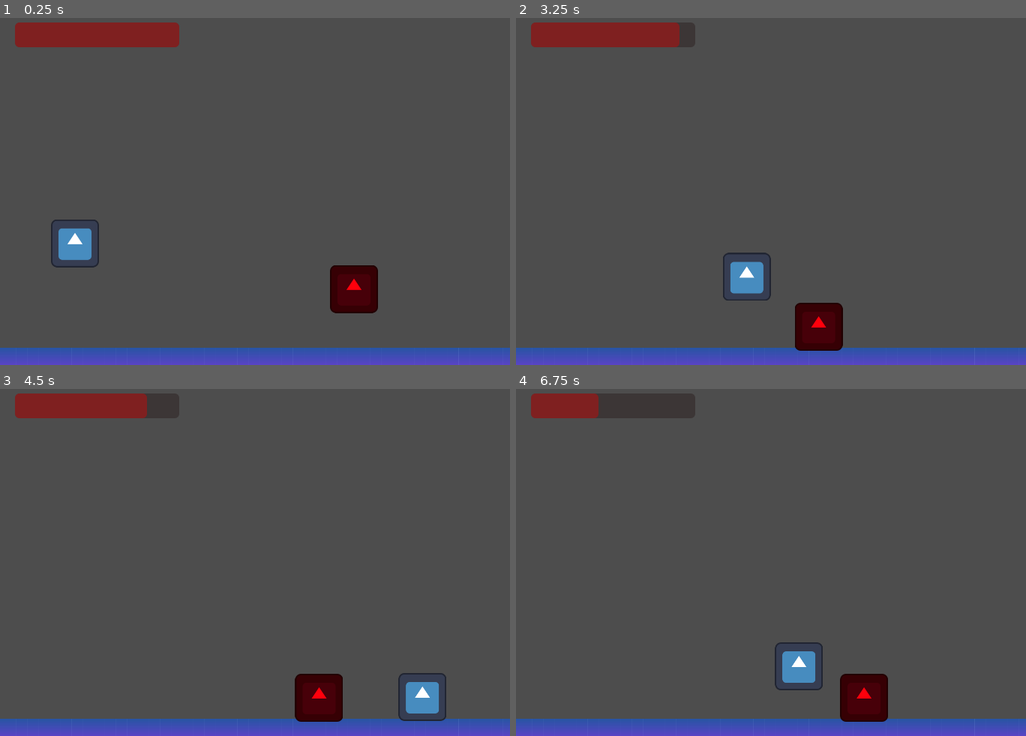
Above: before the commit, frames 1-4 (two rows, left to right).
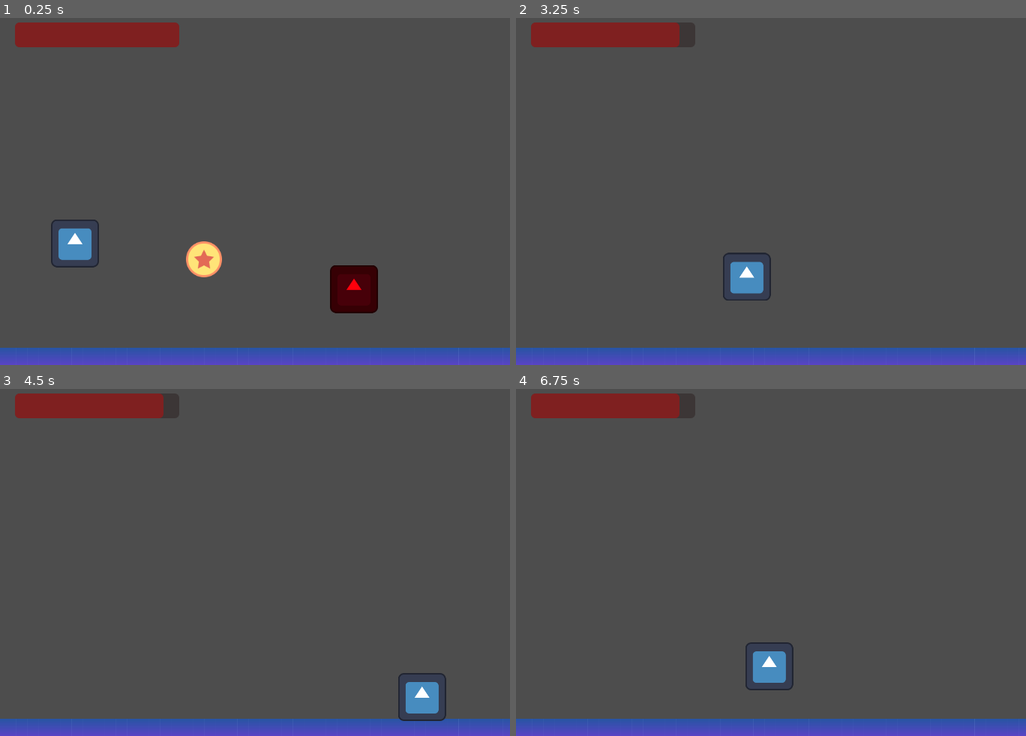
Above: after the commit, the same moments.

Repository: edurs2602/epogames2023
Game: Godot game, scene res://scenes/main.tscn
Same seed, same stepped clock (60 frames per second), same inputs: the game is played once before the commit and once after it. The engine's default icon, where the game draws it, is replaced by a stand-in: a white triangle on a blue panel in a dark square.
Inputs:
- Up to frame 1 (0.25 s): no input
- Up to frame 2 (3.25 s): tap Enter (ui_accept) at 0.5, 0.77, 1.52, 3.02 s; hold Right (ui_right) 0.53-2.03 s; tap Shift (shift) every 0.75 s from 0.6 to 2.85 s; hold Left (ui_left) 2.03-2.78 s; hold Right (ui_right) from 2.78 s (still down)
- Up to frame 3 (4.5 s): tap Shift (shift) at 3.6, 4.35 s; tap Enter (ui_accept) at 3.77 s; release Right (ui_right) at 4.28 s; hold Left (ui_left) from 4.28 s (still down)
- Up to frame 4 (6.75 s): tap Enter (ui_accept) at 4.52, 6.02 s; release Left (ui_left) at 5.03 s; hold Right (ui_right) 5.03-5.78 s; tap Shift (shift) at 5.1, 5.85, 6.6 s; hold Left (ui_left) from 5.78 s (still down)

The runs differ from the first frame. In frame 1, 0.6% of the frame differs, in the area x 36-44%, y 64-75%; in frame 2, 1.3%; in frame 3, 1.5%; in frame 4, 3.7%, in the area x 15-73%, y 1-96%.

Commit message:
Ian_commit

Diff:
--- a/project.godot
+++ b/project.godot
@@ -67,9 +67,13 @@
 2d_render/layer_1="Player"
 2d_render/layer_2="Enemy"
 2d_render/layer_3="Floor"
+2d_render/layer_4="Attack"
+2d_render/layer_5="Object"
 2d_physics/layer_1="Player"
 2d_physics/layer_2="Enemy"
 2d_physics/layer_3="Floor"
+2d_physics/layer_4="Attack"
+2d_physics/layer_5="Object"
 
 [rendering]
 
--- /dev/null
+++ b/scenes/coin.tscn
@@ -0,0 +1,20 @@
+[gd_scene load_steps=4 format=3 uid="uid://dc2t151idndmg"]
+
+[ext_resource type="Script" path="res://src/Actors/Coin.gd" id="1_gdc0l"]
+[ext_resource type="Texture2D" uid="uid://dhs4it1bqj3cf" path="res://assets/start-assets/coin.png" id="2_8ijbt"]
+
+[sub_resource type="CircleShape2D" id="CircleShape2D_flpjq"]
+radius = 24.0
+
+[node name="Coin" type="Area2D"]
+collision_layer = 0
+script = ExtResource("1_gdc0l")
+
+[node name="Sprite2D" type="Sprite2D" parent="."]
+scale = Vector2(0.716418, 0.716418)
+texture = ExtResource("2_8ijbt")
+
+[node name="CollisionShape2D" type="CollisionShape2D" parent="."]
+shape = SubResource("CircleShape2D_flpjq")
+
+[connection signal="area_entered" from="." to="." method="_on_area_entered"]
--- a/scenes/enemy.tscn
+++ b/scenes/enemy.tscn
@@ -12,17 +12,21 @@
 [sub_resource type="RectangleShape2D" id="RectangleShape2D_6j1fu"]
 size = Vector2(71, 67)
 
+[sub_resource type="RectangleShape2D" id="RectangleShape2D_ug4nr"]
+size = Vector2(64, 64)
+
 [node name="enemy" type="CharacterBody2D"]
 collision_layer = 2
-collision_mask = 7
+collision_mask = 13
 script = ExtResource("1_jx2bh")
 
 [node name="detection_area" type="Area2D" parent="."]
-collision_layer = 3
+collision_layer = 2
 
 [node name="detection_colision" type="CollisionShape2D" parent="detection_area"]
 position = Vector2(0, -4.5)
 shape = SubResource("RectangleShape2D_k372h")
+debug_color = Color(0, 0.647059, 0.262745, 0.419608)
 
 [node name="enemy_colision" type="CollisionShape2D" parent="."]
 position = Vector2(-1, 0)
@@ -34,16 +38,27 @@
 texture = ExtResource("2_3jauf")
 
 [node name="hitbox" type="Area2D" parent="."]
-collision_layer = 3
+collision_layer = 2
+collision_mask = 13
 
 [node name="CollisionShape2D" type="CollisionShape2D" parent="hitbox"]
 position = Vector2(-0.5, -1.5)
 shape = SubResource("RectangleShape2D_6j1fu")
+debug_color = Color(0.996078, 0, 0.180392, 0.419608)
 
 [node name="attack_cooldown" type="Timer" parent="."]
 autostart = true
+
+[node name="Hurtbox" type="Area2D" parent="."]
+collision_layer = 2
+collision_mask = 8
+
+[node name="CollisionShape2D" type="CollisionShape2D" parent="Hurtbox"]
+shape = SubResource("RectangleShape2D_ug4nr")
+debug_color = Color(0.219608, 0.509804, 1, 0.419608)
 
 [connection signal="body_entered" from="detection_area" to="." method="_on_detection_area_body_entered"]
 [connection signal="body_exited" from="detection_area" to="." method="_on_detection_area_body_exited"]
 [connection signal="body_entered" from="hitbox" to="." method="_on_hitbox_body_entered"]
 [connection signal="timeout" from="attack_cooldown" to="." method="_on_attack_cooldown_timeout"]
+[connection signal="area_entered" from="Hurtbox" to="." method="_on_hurtbox_area_entered"]
--- a/scenes/main.tscn
+++ b/scenes/main.tscn
@@ -1,9 +1,10 @@
-[gd_scene load_steps=7 format=3 uid="uid://0l27wq2r12gw"]
+[gd_scene load_steps=8 format=3 uid="uid://0l27wq2r12gw"]
 
 [ext_resource type="PackedScene" uid="uid://eyoe1g8a7aj8" path="res://scenes/player.tscn" id="3_6gpr6"]
 [ext_resource type="Texture2D" uid="uid://dewkiqhotnuch" path="res://assets/start-assets/background.png" id="3_7d3tq"]
 [ext_resource type="Script" path="res://scenes/ProgressBar.gd" id="4_bhfvm"]
 [ext_resource type="PackedScene" uid="uid://drgy2acdocr8o" path="res://scenes/enemy.tscn" id="4_kmoea"]
+[ext_resource type="PackedScene" uid="uid://dc2t151idndmg" path="res://scenes/coin.tscn" id="5_8vmbr"]
 
 [sub_resource type="TileSet" id="TileSet_5kb6j"]
 
@@ -45,3 +46,6 @@
 value = 100.0
 show_percentage = false
 script = ExtResource("4_bhfvm")
+
+[node name="Coin" parent="." instance=ExtResource("5_8vmbr")]
+position = Vector2(272, 339)
--- /dev/null
+++ b/scenes/object_break.gd
@@ -0,0 +1,16 @@
+extends Area2D
+
+@export var LIFE = 20
+
+# Called when the node enters the scene tree for the first time.
+func _ready():
+	pass # Replace with function body.
+
+
+# Called every frame. 'delta' is the elapsed time since the previous frame.
+func _process(delta):
+	if (LIFE <= 0):
+		queue_free()
+
+func _on_area_entered(area):
+	LIFE -= 10
--- /dev/null
+++ b/scenes/object_break.tscn
@@ -0,0 +1,16 @@
+[gd_scene load_steps=3 format=3 uid="uid://dp85e7yhmed05"]
+
+[ext_resource type="Script" path="res://scenes/object_break.gd" id="1_ti8ul"]
+
+[sub_resource type="RectangleShape2D" id="RectangleShape2D_fqncw"]
+size = Vector2(32, 32)
+
+[node name="Object_Break" type="Area2D"]
+collision_layer = 16
+collision_mask = 8
+script = ExtResource("1_ti8ul")
+
+[node name="CollisionShape2D" type="CollisionShape2D" parent="."]
+shape = SubResource("RectangleShape2D_fqncw")
+
+[connection signal="area_entered" from="." to="." method="_on_area_entered"]
--- a/scenes/player.tscn
+++ b/scenes/player.tscn
@@ -20,15 +20,21 @@
 
 [node name="attack_hitbox" type="Area2D" parent="."]
 position = Vector2(64, 64)
+collision_layer = 8
 collision_mask = 2
 
-[node name="CollisionShape2D" type="CollisionShape2D" parent="attack_hitbox"]
+[node name="Timer" type="Timer" parent="attack_hitbox"]
+wait_time = 0.3
+one_shot = true
+
+[node name="attack_collision" type="CollisionShape2D" parent="attack_hitbox"]
 position = Vector2(51.625, -33)
 shape = SubResource("RectangleShape2D_p01ed")
+disabled = true
 debug_color = Color(1, 0, 0.129412, 0.419608)
 
 [node name="hitbox" type="Area2D" parent="."]
-collision_mask = 6
+collision_mask = 2
 
 [node name="CollisionShape2D2" type="CollisionShape2D" parent="hitbox"]
 position = Vector2(32, 31)
@@ -44,5 +50,6 @@
 
 [connection signal="body_entered" from="attack_hitbox" to="." method="_on_attack_hitbox_body_entered"]
 [connection signal="body_exited" from="attack_hitbox" to="." method="_on_attack_hitbox_body_exited"]
+[connection signal="timeout" from="attack_hitbox/Timer" to="." method="_on_timer_timeout"]
 [connection signal="body_entered" from="hitbox" to="." method="_on_hitbox_body_entered"]
 [connection signal="body_exited" from="hitbox" to="." method="_on_hitbox_body_exited"]
--- /dev/null
+++ b/src/Actors/Coin.gd
@@ -0,0 +1,5 @@
+extends Area2D
+
+
+func _on_area_entered(area):
+	queue_free()
--- a/src/Actors/Player.gd
+++ b/src/Actors/Player.gd
@@ -1,10 +1,13 @@
+
 extends CharacterBody2D
-
 
 @export var SPEED = 300.0
 @export var JUMP_VELOCITY = -400.0
-@export var LIFE = 10
+@export var LIFE = 100
 @export var DAMAGE = 10
+@onready var hitbox = $attack_hitbox/attack_collision
+@onready var timer = $attack_hitbox/Timer
+
 
 var enemy_on_hitbox = null
 var is_player_alive = true
@@ -24,8 +27,6 @@
 	if Input.is_action_just_pressed("ui_accept") and is_on_floor():
 		velocity.y = JUMP_VELOCITY
 
-	if Input.is_action_just_pressed("shift"):
-		attack()
 
 	# Get the input direction and handle the movement/deceleration.
 	# As good practice, you should replace UI actions with custom gameplay actions.
@@ -37,17 +38,28 @@
 
 	move_and_slide()
 
+func _process(delta):
+
+	if Input.is_action_just_pressed("shift"):
+		hitbox.disabled = false
+		timer.start()
+		attack()
+
 func take_damage(damage_count):
 	LIFE -= damage_count
 	print(LIFE)
 	var health_bar = get_node("/root/main_node/healthBar")
 	health_bar.value -= damage_count
+	if (LIFE <= 0):
+		queue_free()
 
 func attack():
 	print("attack")
 	if enemy_on_hitbox:
 		print(enemy_on_hitbox)
 		enemy_on_hitbox.take_damage(DAMAGE)
+
+
 
 func _on_attack_hitbox_body_entered(body):
 	print("entrou")
@@ -58,3 +70,7 @@
 func _on_attack_hitbox_body_exited(body):
 		if body.has_method("enemy"):
 			enemy_on_hitbox = null
+
+
+func _on_timer_timeout():
+	hitbox.disabled = true
--- a/src/Actors/enemy.gd
+++ b/src/Actors/enemy.gd
@@ -13,6 +13,7 @@
 
 
 
+
 func enemy():
 	pass
 
@@ -22,6 +23,7 @@
 
 	if(player_chase):
 		position += (player.position - position)/SPEED
+
 
 	move_and_slide()
 
@@ -47,3 +49,7 @@
 	HEALTH -= damage
 	if HEALTH <= 0:
 		self.queue_free()
+
+
+func _on_hurtbox_area_entered(area):
+	take_damage(10)
Not shown: 1 places in scenes/enemy.tscn that only renumber resources
